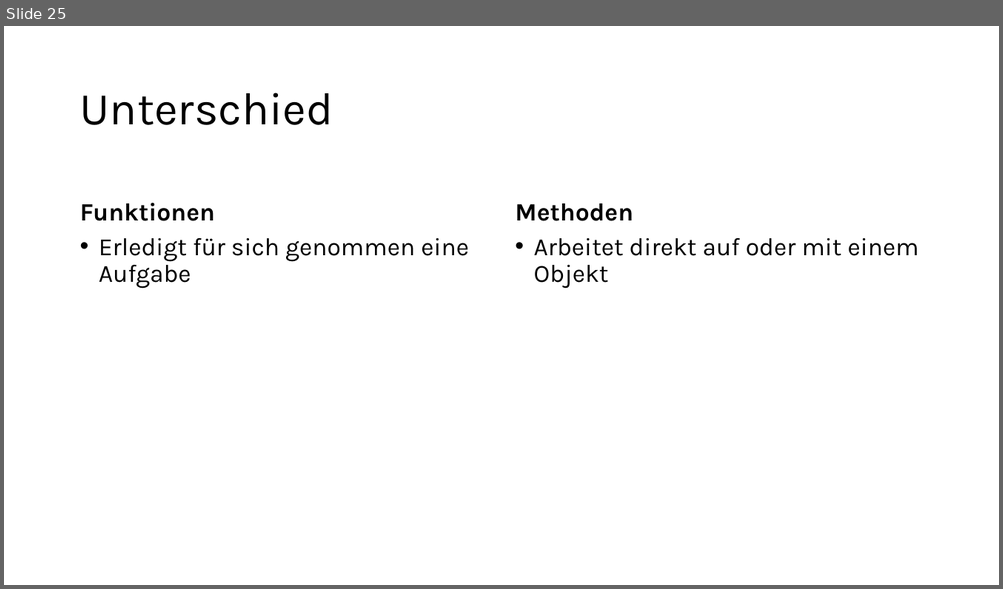
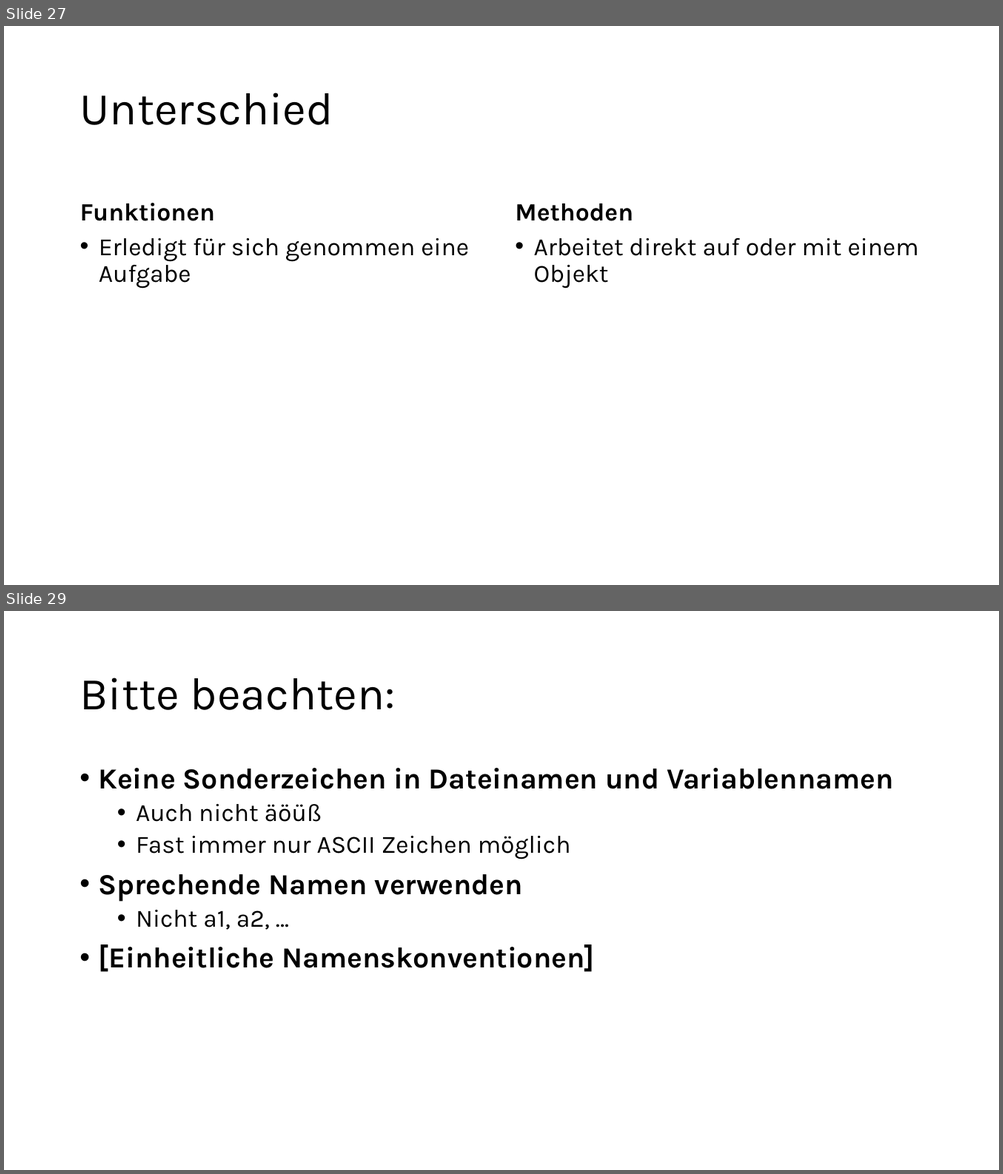
Before and after one commit to PaulaHummel/Programmieren-Einstieg_mit_Python, a slide deck: Python_Kursmaterial/Kurs_Präsentation.pptx. Shown one above the other, each under a label of ours: slide 25 before the commit, slides 27 and 29 after it; the slides between them are not shown. The pictures are 1003x589 and 1003x1174 pixels, drawn with LibreOffice and Linux fonts; fonts in the diff are those of the drawing. Boxes give left, top, right and bottom in pixels: in the first picture for what was removed or moved away, otherwise in the second. Text is boxed around its words. In the diff, an @@ line names an element or a change of style, - is before the commit and + after.

```diff
--- a/Python_Kursmaterial/Kurs_Präsentation.pptx
+++ b/Python_Kursmaterial/Kurs_Präsentation.pptx
@@ slide 29 added at bbox=[4, 611, 999, 1170], background #FFFFFF @@
@@ title added at bbox=[79, 678, 395, 710], 44 pt, text #000000 @@
+Bitte beachten:
@@ text added at bbox=[99, 768, 893, 972], 28 pt, text #000000, bold @@
+• Keine Sonderzeichen in Dateinamen und Variablennamen
+  • Auch nicht äöüß
+  • Fast immer nur ASCII Zeichen möglich
+• Sprechende Namen verwenden
+  • Nicht a1, a2, …
+• [Einheitliche Namenskonventionen]
@@ what was slide 25 is now slide 27 @@
```
Also in this commit, not shown: 1 slide changed, 3 other slides added, 2 other files.
